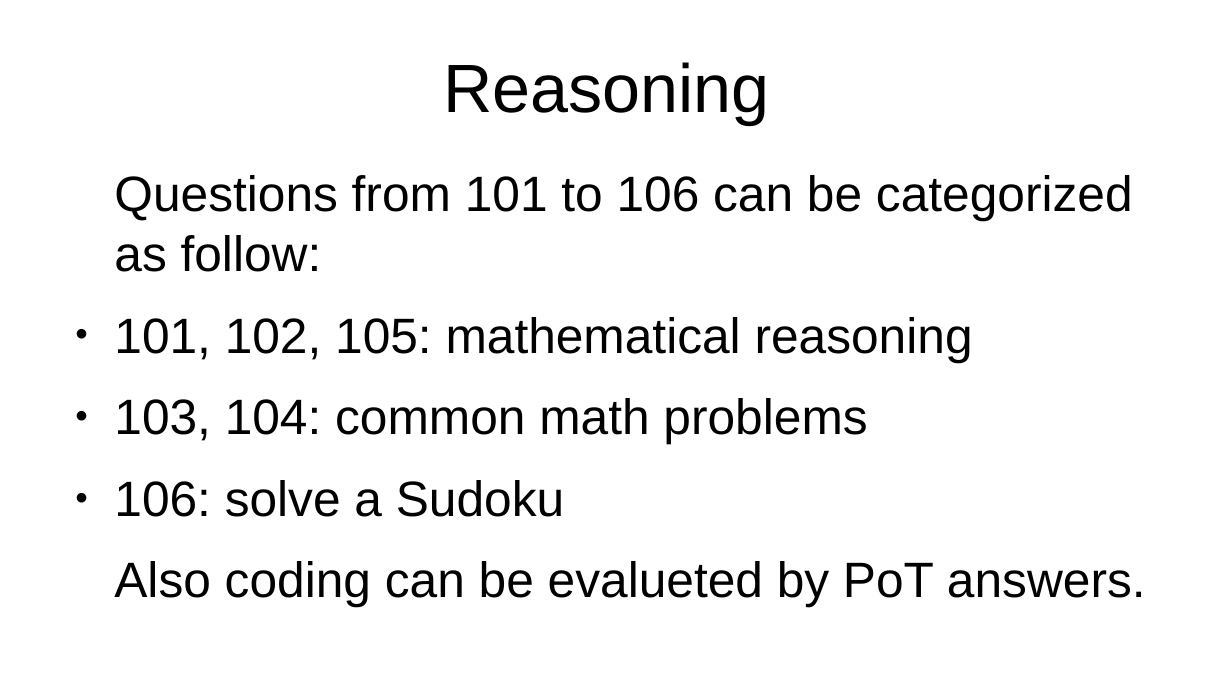
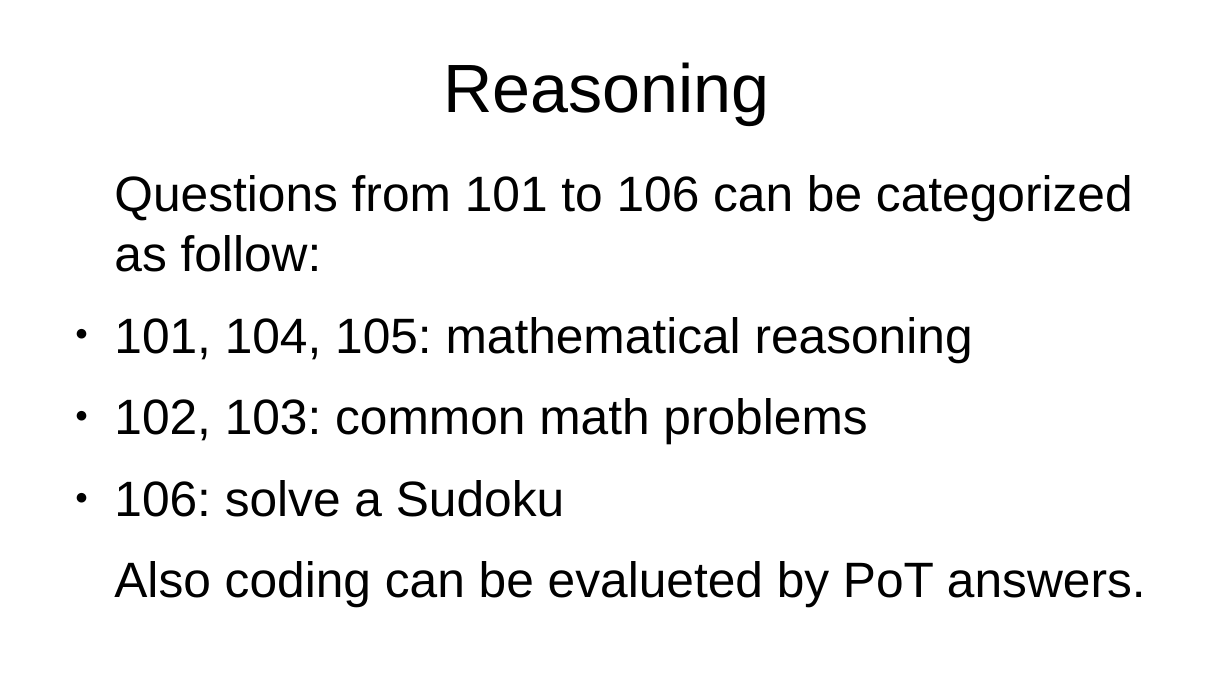
Before and after one commit to PieBerto/Stress-testing-chatbots, a slide deck: slide 11 of Slideshow/Results_presentation.odp. Drawn at 1232x693 pixels with LibreOffice and Linux fonts; fonts in the diff are those of the drawing. Boxes give left, top, right and bottom in pixels: in the first picture for what was removed or moved away, otherwise in the second. Text is boxed around its words. In the diff, an @@ line names an element or a change of style, - is before the commit and + after.

```diff
--- a/Slideshow/Results_presentation.odp
+++ b/Slideshow/Results_presentation.odp
@@ text at (x1=114, y1=317, x2=973, y2=444): text changed @@
-● 101, 102, 105: mathematical reasoning
-● 103, 104: common math problems
+● 101, 104, 105: mathematical reasoning
+● 102, 103: common math problems
```
Also in this commit, not shown: 17 other slides changed, 3 slides added, 10 other files.
